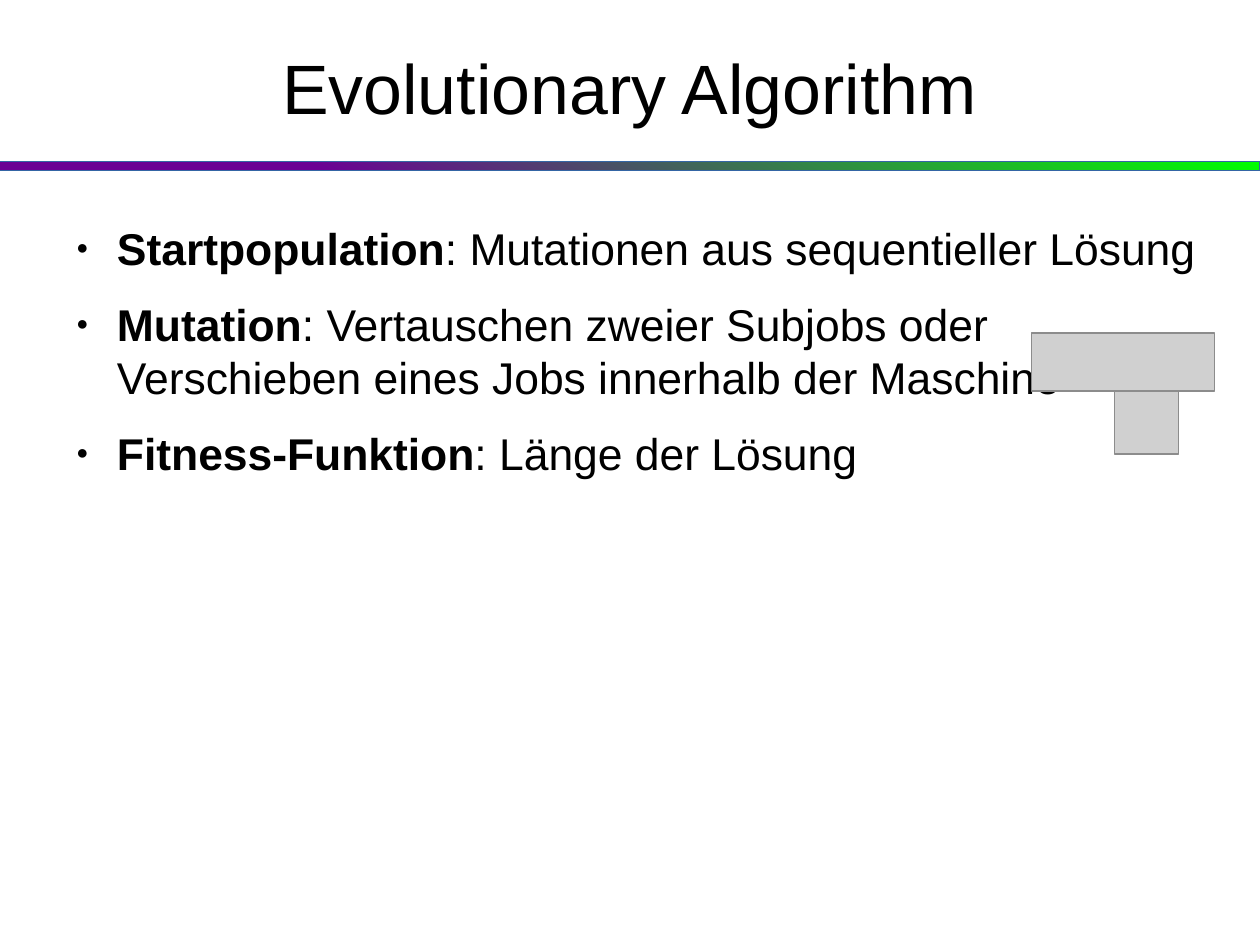
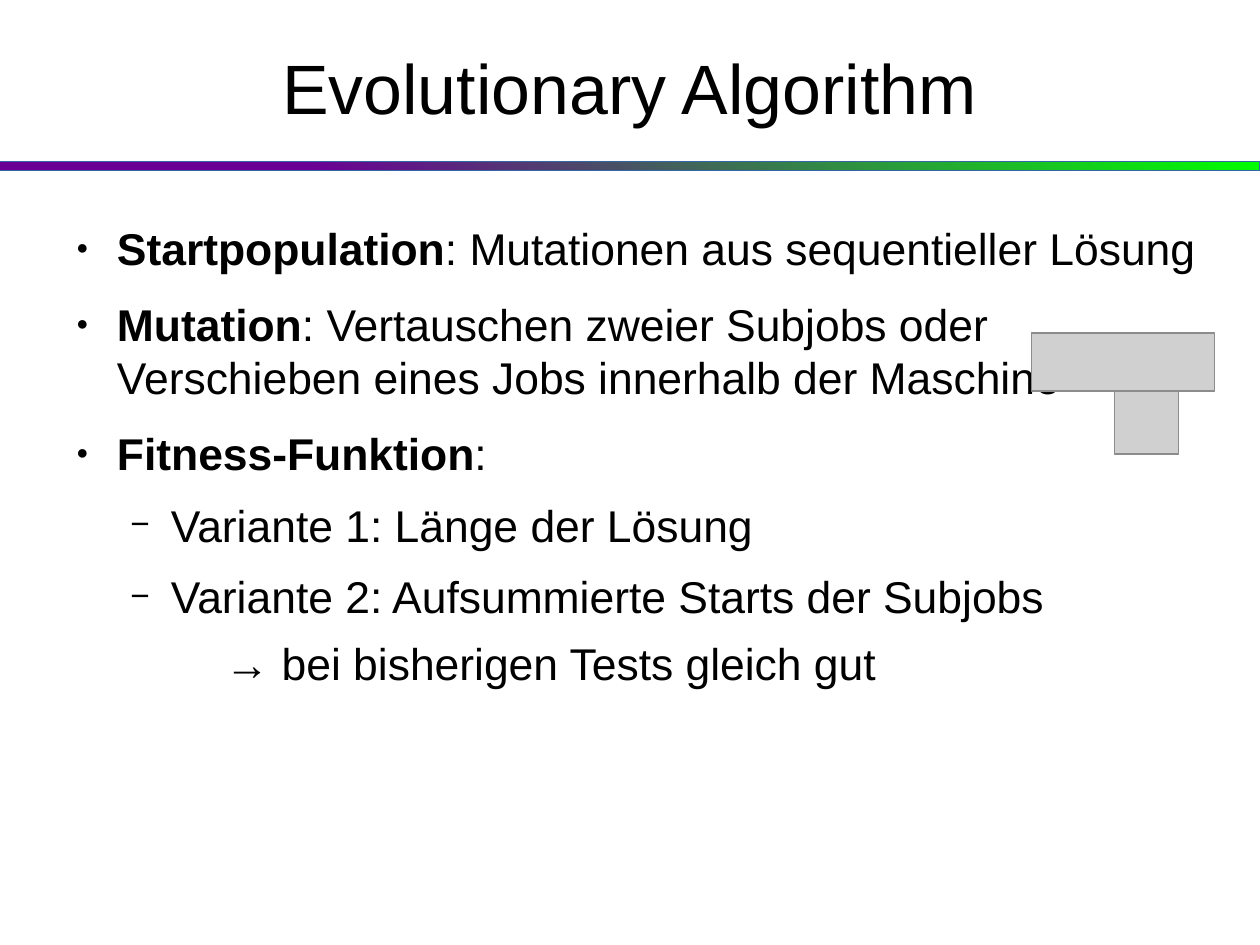
Before and after one commit to klaus94/ProbSolv_Search_AI_Project, a slide deck: slide 7 of paesentation.odp. Drawn at 1260x945 pixels with LibreOffice and Linux fonts; fonts in the diff are those of the drawing; grey boxes stand for pictures. Boxes give left, top, right and bottom in pixels: in the first picture for what was removed or moved away, otherwise in the second. Text is boxed around its words. In the diff, an @@ line names an element or a change of style, - is before the commit and + after.

Commit message:
modified presentation

```diff
--- a/paesentation.odp
+++ b/paesentation.odp
@@ text at [117,437,1043,689]: text changed; bold off @@
-● Fitness-Funktion: Länge der Lösung
+● Fitness-Funktion:
+  − Variante 1: Länge der Lösung
+  − Variante 2: Aufsummierte Starts der Subjobs
+    → bei bisherigen Tests gleich gut
```
Also in this commit, not shown: 1 other slide changed, 1 other file.
